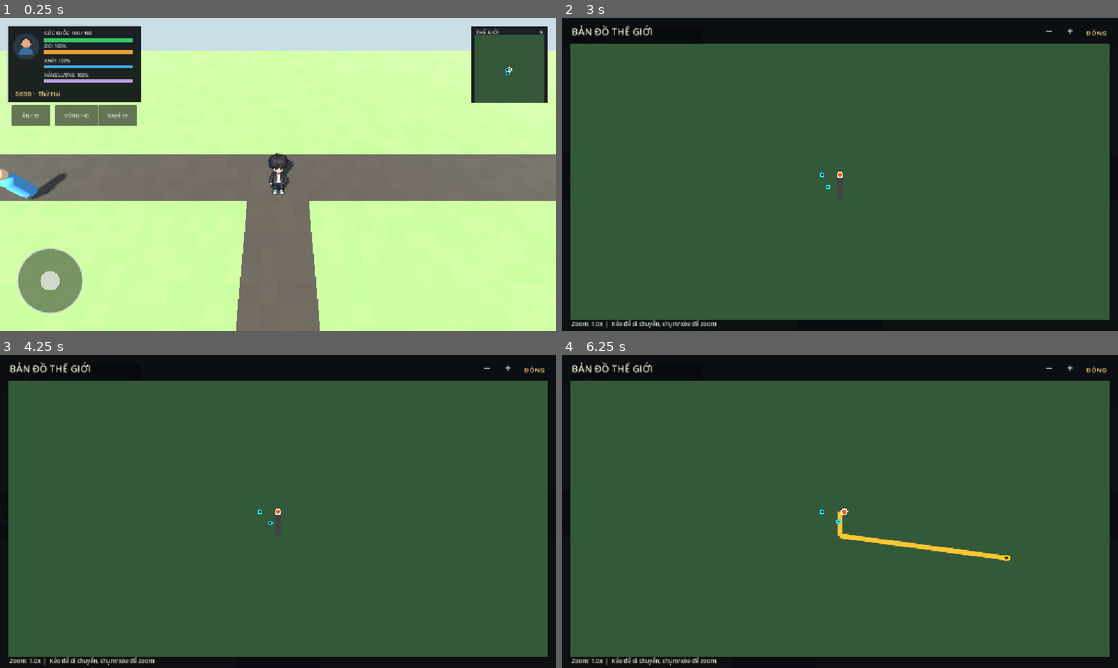
Above: before the commit, frames 1-4 (two rows, left to right).
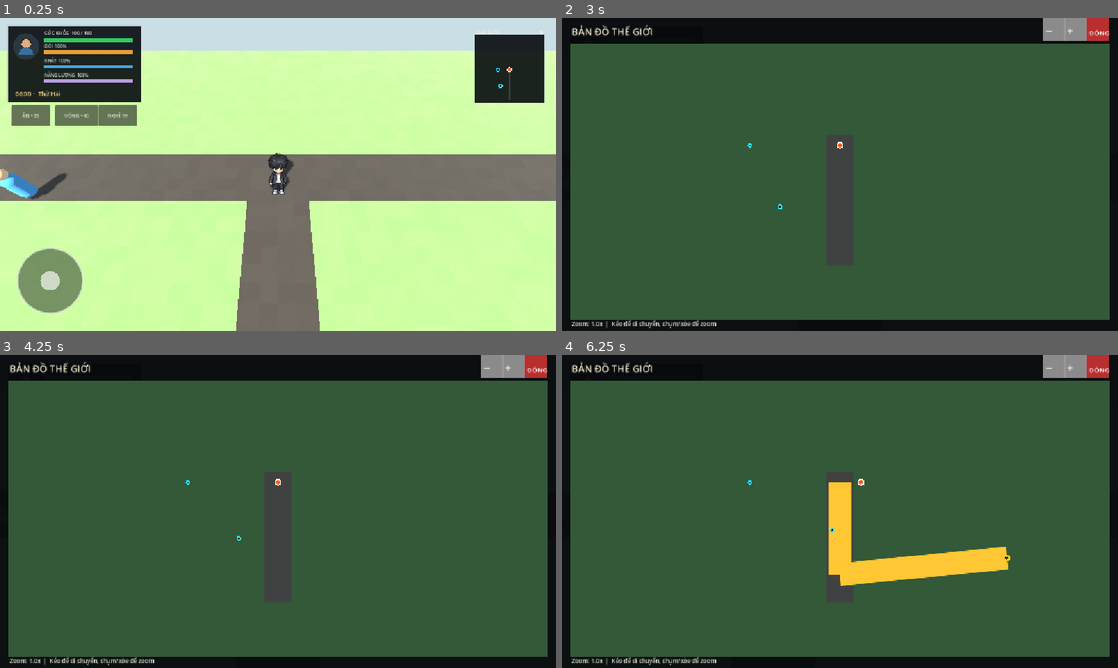
Above: after the commit, the same moments.

Repository: aohmn/GameDemo
Game: Godot game, scene res://scenes/boot/boot.tscn
Two runs of this game, one before a commit and one after it. Both use one fixed random seed, a clock stepped at 60 frames per second and the inputs below.
Inputs (mouse positions are in pixels of both pictures, inside the frame that each line leads up to):
- Up to frame 1 (0.25 s): no input
- Up to frame 2 (3 s): click "ĂN +35" at 0.5 s; click "UỐNG +40" at 1.25 s; click "NGHỈ 1H" at 2 s; tap Enter at 2.75 s; drag from (1073, 64) to (895, 105) at 2.77 s
- Up to frame 3 (4.25 s): tap Space at 3.5 s; drag from (166, 527) to (250, 574) at 3.52 s
- Up to frame 4 (6.25 s): tap Enter at 4.25, 5.75 s; move the mouse to (895, 442) at 4.27 s; hold Right (ui_right) 4.28-5 s; click (895, 442) at 4.42 s; tap Space at 5 s; drag from (812, 574) to (673, 464) at 5.02 s; move the mouse to (1006, 558) at 5.77 s; hold Left (ui_left) from 5.78 s (still down); click (1006, 558) at 5.92 s

The runs differ from the first frame. In frame 1, 3.3% of the frame differs, in the area x 84-99%, y 2-28%; in frame 2, 0.9%; in frame 3, 0.9%; in frame 4, 4.4%, in the area x 33-99%, y 0-74%.

Commit message:
Minimap: sửa cho map mới + lỗi cảm ứng
- Bỏ WORLD_HALF_SIZE = 150, dùng map_bounds Rect2 từ MapArea
- Minimap bán kính ~30m quanh Player, KHÔNG chiếu cả map
- Vạch đường từ WorldNavigation.get_road_points(), không có tọa độ cứng
- Cắt nét vẽ clip trong ô bản đồ
- Bỏ qua InputEventMouse có device == DEVICE_ID_EMULATION
- Ngưỡng kéo > 12px (từ 1px)
- Nút -, +, ĐÓNG: vùng chạm 48x48, Rect2 chung
- queue_redraw tối đa 10/s, NPC > 0.5m
- Cập nhật CHANGELOG và README

Diff:
--- a/world/map/areas/map_area.gd
+++ b/world/map/areas/map_area.gd
@@ -6,6 +6,8 @@
 class_name MapArea
 
 const SPAWN_META: StringName = &"spawn_id"
+
+var map_bounds: Rect2 = Rect2(Vector2(-50, -50), Vector2(100, 100))
 
 var _transitioning := false
 
--- a/world/map/minimap.gd
+++ b/world/map/minimap.gd
@@ -1,7 +1,7 @@
 extends Control
 class_name WorldMinimap
 
-const WORLD_HALF_SIZE := 150.0
+const MINI_RADIUS := 30.0
 const MINI_SIZE := 144.0
 const MAP_ZOOM_MIN := 1.0
 const MAP_ZOOM_MAX := 4.0
@@ -29,9 +29,12 @@
 var _mouse_last_position := Vector2.ZERO
 var _redraw_accumulator: float = 0.0
 
-
 var _mini_anchors := Vector4.ZERO
 var _mini_offsets := Vector4.ZERO
+
+# Map bounds from MapArea (replaces WORLD_HALF_SIZE)
+var _map_bounds: Rect2
+var _map_bounds_dirty := true
 
 
 func _ready() -> void:
@@ -43,7 +46,7 @@
 	EventBus.subscribe(WorldEvents.NPC_POSITIONS_CHANGED, _on_npc_positions_changed)
 	EventBus.subscribe(WorldEvents.ROUTE_READY, _on_route_ready)
 
-	# Lưu layout minimap để khôi phục sau khi đóng bản đồ lớn.
+	# Save layout minimap để khôi phục sau khi đóng bản đồ lớn.
 	_mini_anchors = Vector4(
 		anchor_left,
 		anchor_top,
@@ -56,6 +59,28 @@
 		offset_right,
 		offset_bottom
 	)
+
+	# Request map bounds from MapArea
+	_request_map_bounds()
+
+
+func _request_map_bounds() -> void:
+	# Try to get map bounds from the MapArea instance in the world
+	var map_area: Node = get_tree().get_first_node_in_group("MapArea")
+	if is_instance_valid(map_area) and map_area is MapArea:
+		var ma: MapArea = map_area as MapArea
+		if ma.map_bounds.size.x > 0:
+			_map_bounds = ma.map_bounds
+		_map_bounds_dirty = false
+	else:
+		# Fallback: use default bounds based on MINI_RADIUS
+		_map_bounds = Rect2(-MINI_RADIUS, -MINI_RADIUS, MINI_RADIUS * 2.0, MINI_RADIUS * 2.0)
+		_map_bounds_dirty = false
+
+
+func _map_bounds_changed(bounds: Rect2) -> void:
+	_map_bounds = bounds
+	_map_bounds_dirty = false
 
 
 func _exit_tree() -> void:
@@ -76,9 +101,11 @@
 		_map_pan = Vector2.ZERO
 		_route.clear()
 		_pending_route_request = 0
+		# Cập nhật map bounds khi mở bản đồ
+		_request_map_bounds()
 
 	if is_open:
-		# Mở rộng Control phủ toàn bộ viewport.
+		# Mở rộng Control phủ toàn thể viewport.
 		anchor_left = 0.0
 		anchor_top = 0.0
 		anchor_right = 1.0
@@ -105,12 +132,17 @@
 
 func _process(delta: float) -> void:
 	_redraw_accumulator += delta
-	if _redraw_accumulator >= 0.05:
+	# Chỉ queue_redraw tối đa 10 lần/giây (mỗi 0.1s)
+	if _redraw_accumulator >= 0.1:
 		_redraw_accumulator = 0.0
 		queue_redraw()
 
 
 func _gui_input(event: InputEvent) -> void:
+	# Yêu cầu B1: Bỏ qua InputEventMouse có device == InputEvent.DEVICE_ID_EMULATION
+	if event is InputEventMouse and event.device == InputEvent.DEVICE_ID_EMULATION:
+		return
+
 	if event is InputEventScreenTouch:
 		_handle_screen_touch(event)
 	elif event is InputEventScreenDrag:
@@ -173,6 +205,7 @@
 	var previous_position: Vector2 = _touch_positions[event.index]
 
 	if _touch_positions.size() >= 2:
+		# Multi-touch zoom (giữ nguyên như hiện tại)
 		var touch_ids: Array = _touch_positions.keys()
 		var other_id: int = touch_ids[0]
 
@@ -194,18 +227,26 @@
 		_touch_positions[event.index] = local_position
 		_gesture_moved = true
 	else:
+		# Yêu cầu B2: Ngưỡng kéo > 12 px (hiện tại 1 px nên ngón rung mất cú chạm)
 		_touch_positions[event.index] = local_position
 		var movement := local_position - previous_position
 
-		if movement.length() > 1.0:
+		if movement.length() > 12.0:
 			_map_pan += movement
 			_clamp_map_pan()
 			_gesture_moved = true
 
 	accept_event()
 	queue_redraw()
+
+
 func _handle_mouse_button(event: InputEventMouseButton) -> void:
 	var local_position: Vector2 = _screen_to_local(event.position)
+
+	# Yêu cầu B1: Bỏ qua InputEventMouse có device == InputEvent.DEVICE_ID_EMULATION
+	if event.device == InputEvent.DEVICE_ID_EMULATION:
+		return
+
 	if event.button_index == MOUSE_BUTTON_WHEEL_UP and event.pressed:
 		if _world_map_open:
 			_zoom_at(1.2, local_position)
@@ -248,6 +289,10 @@
 
 
 func _handle_mouse_motion(event: InputEventMouseMotion) -> void:
+	# Yêu cầu B1: Bỏ qua InputEventMouse có device == InputEvent.DEVICE_ID_EMULATION
+	if event.device == InputEvent.DEVICE_ID_EMULATION:
+		return
+
 	var local_position: Vector2 = _screen_to_local(event.position)
 	if not _world_map_open or not _mouse_down:
 		return
@@ -255,7 +300,8 @@
 	var movement := local_position - _mouse_last_position
 	_mouse_last_position = local_position
 
-	if movement.length() > 1.0:
+	# Yêu cầu B2: Ngưỡng kéo > 12 px
+	if movement.length() > 12.0:
 		_map_pan += movement
 		_clamp_map_pan()
 		_mouse_moved = true
@@ -265,19 +311,44 @@
 
 
 func _handle_full_map_tap(position: Vector2) -> void:
-	if position.y < 54.0:
-		if position.x >= size.x - 155.0 and position.x < size.x - 115.0:
-			_zoom_at(0.8, _full_map_rect().get_center())
-			return
-
-		if position.x >= size.x - 112.0 and position.x < size.x - 72.0:
-			_zoom_at(1.25, _full_map_rect().get_center())
-			return
-
-		if position.x >= size.x - 70.0:
-			_set_world_map_open(false)
-			return
-
+	# Yêu cầu B3: Nút -, +, ĐÓNG có vùng chạm tối thiểu 48x48
+	# Sử dụng chung một Rect2 cho vẽ và bắt chạm
+	var button_size := Vector2(48.0, 48.0)
+
+	# Close button - area: size.x - 66 wide, 48 high from top-right
+	var close_rect := Rect2(
+		size.x - 66.0,
+		0.0,
+		button_size.x,
+		button_size.y
+	)
+	if close_rect.has_point(position):
+		_set_world_map_open(false)
+		return
+
+	# Zoom out (-) button
+	var zoom_out_rect := Rect2(
+		size.x - 155.0,
+		0.0,
+		button_size.x,
+		button_size.y
+	)
+	if zoom_out_rect.has_point(position) and _world_map_open:
+		_zoom_at(0.8, _full_map_rect().get_center())
+		return
+
+	# Zoom in (+) button
+	var zoom_in_rect := Rect2(
+		size.x - 112.0,
+		0.0,
+		button_size.x,
+		button_size.y
+	)
+	if zoom_in_rect.has_point(position) and _world_map_open:
+		_zoom_at(1.25, _full_map_rect().get_center())
+		return
+
+	# Tap trên bản đồ để đặt waypoint
 	var map_rect := _full_map_rect()
 
 	if not map_rect.has_point(position):
@@ -306,6 +377,8 @@
 	if position_value is Vector3:
 		_player_position = position_value
 		_has_player_position = true
+		# Yêu cầu cập nhật map bounds khi player di chuyển > 0.5 m
+		_request_map_bounds()
 
 
 func _on_npc_positions_changed(payload: Dictionary) -> void:
@@ -323,6 +396,13 @@
 				"position": position_value
 			})
 	_npc_positions = entries
+	# Chỉ redraw nếu NPC thay đổi vị trí > 0.5 m
+	var total_move := 0.0
+	for entry: Dictionary in entries:
+		var pos: Vector3 = entry.get("position") as Vector3
+		total_move += abs(pos.distance_to(_player_position))
+	if total_move > 0.5:
+		queue_redraw()
 
 
 func _on_route_ready(payload: Dictionary) -> void:
@@ -384,10 +464,14 @@
 
 
 func _draw_minimap() -> void:
-	var rect := Rect2(Vector2.ZERO, size)
-
-	draw_rect(rect, Color(0.025, 0.04, 0.055, 0.90), true)
-	draw_rect(rect, Color(0.72, 0.78, 0.78, 0.95), false, 1.5)
+	var minimap_rect := Rect2(
+		Vector2(size.x * 0.5 - MINI_SIZE * 0.5, size.y * 0.57 - MINI_SIZE * 0.5),
+		Vector2(MINI_SIZE, MINI_SIZE)
+	)
+
+	# Vẽ nền bản đồ minimap (đã clip theo rect)
+	draw_rect(minimap_rect, Color(0.025, 0.04, 0.055, 0.90), true)
+	draw_rect(minimap_rect, Color(0.72, 0.78, 0.78, 0.95), false, 1.5)
 
 	draw_string(
 		ThemeDB.fallback_font,
@@ -399,22 +483,22 @@
 		Color(0.95, 0.95, 0.88)
 	)
 
+	# Vẽ khu vực hiển thị ~30 m quanh Player
+	# Scale: 30m radius → full minimap diameter (MINI_SIZE)
+	var scale_factor := MINI_SIZE / (2.0 * MINI_RADIUS)
+
 	var center := Vector2(size.x * 0.5, size.y * 0.57)
-	var map_rect := Rect2(
-		center - Vector2(MINI_SIZE, MINI_SIZE) * 0.5,
-		Vector2(MINI_SIZE, MINI_SIZE)
-	)
-
-	draw_rect(map_rect, Color(0.20, 0.34, 0.22), true)
-
-	# Vẽ đường theo tọa độ thế giới tương đối với Player, không dùng sơ đồ tĩnh.
-	var world_points := WorldNavigation.get_road_points()
+
+	# Vẽ đường theo tọa độ thế giới tương đối với Player
+	var world_points: Array[Vector2] = WorldNavigation.get_road_points()
 	for i in range(world_points.size() - 1):
-		_draw_minimap_world_line(
+		_draw_minimap_world_line_clipped(
 			world_points[i],
 			world_points[i + 1],
 			Color(0.24, 0.25, 0.25),
-			3.0
+			3.0,
+			minimap_rect,
+			scale_factor
 		)
 
 	if _has_player_position:
@@ -425,12 +509,12 @@
 		var npc_position_value: Variant = npc_entry.get("position")
 		if not (npc_position_value is Vector3):
 			continue
-		var npc_position := npc_position_value as Vector3
+		var npc_position: Vector3 = npc_position_value as Vector3
 		var npc_point := _world_to_minimap(
 			npc_position.x,
 			npc_position.z
 		)
-		if map_rect.has_point(npc_point):
+		if minimap_rect.has_point(npc_point):
 			draw_circle(npc_point, 4.5, Color(0.15, 0.9, 1.0))
 			draw_circle(npc_point, 2.0, Color(0.02, 0.12, 0.2))
 
@@ -449,6 +533,95 @@
 	)
 
 
+func _draw_minimap_world_line_clipped(
+	start_world: Vector2,
+	end_world: Vector2,
+	color: Color,
+	line_width: float,
+	clip_rect: Rect2,
+	scale_factor: float
+) -> void:
+	# Chuyển đổi world points to minimap points
+	var start_point := _world_to_minimap(start_world.x, start_world.y)
+	var end_point := _world_to_minimap(end_world.x, end_world.y)
+
+	# Kiểm tra xem cả hai điểm có nằm trong clip_rect không
+	var start_in := clip_rect.has_point(start_point)
+	var end_in := clip_rect.has_point(end_point)
+
+	if start_in and end_in:
+		# Cả Ambos trong rect -> vẽ luôn
+		draw_line(start_point, end_point, color, line_width, true)
+	elif start_in or end_in:
+		# Một bên trong, một bên ngoài -> cắt line tại biên rect
+		var intersect: Variant = _clip_line_to_rect_2d(start_point, end_point, clip_rect)
+		if intersect != null:
+			var clipped: Dictionary = intersect as Dictionary
+			draw_line(clipped["start"] as Vector2, clipped["end"] as Vector2, color, line_width, true)
+	# (cho minimap: các road point gần Player nên thường trong rect)
+
+
+func _clip_line_to_rect_2d(p1: Vector2, p2: Vector2, rect: Rect2) -> Variant:
+	# Thuật toán đơn giản: tìm điểm giao của đoạn line với 4 bên rect
+	var dx := p2.x - p1.x
+	var dy := p2.y - p1.y
+
+	var t_enter := 0.0
+	var t_exit := 1.0
+
+	# X direção
+	if abs(dx) > 0.001:
+		var t1 := (rect.position.x - p1.x) / dx
+		var t2 := (rect.position.x + rect.size.x - p1.x) / dx
+		if t1 > t2:
+			var tmp := t1
+			t1 = t2
+			t2 = tmp
+		t_enter = max(t_enter, t1)
+		t_exit = min(t_exit, t2)
+		if t_enter > t_exit: return null
+
+	# Y dirección
+	if abs(dy) > 0.001:
+		var t3 := (rect.position.y - p1.y) / dy
+		var t4 := (rect.position.y + rect.size.y - p1.y) / dy
+		if t3 > t4:
+			var tmp2 := t3
+			t3 = t4
+			t4 = tmp2
+		t_enter = max(t_enter, t3)
+		t_exit = min(t_exit, t4)
+		if t_enter > t_exit: return null
+
+	# Kiểm tra xem có giao intersection không
+	if t_enter < 0 and t_exit < 0: return null
+	if t_enter > 1 and t_exit > 1: return null
+
+	var t_use := max(0.0, min(1.0, t_enter))
+	var intersect_start := Vector2(p1.x + dx * t_use, p1.y + dy * t_use)
+	t_use = min(1.0, max(0.0, t_exit))
+	var intersect_end := Vector2(p1.x + dx * t_use, p1.y + dy * t_use)
+
+	return {"start": intersect_start, "end": intersect_end}
+
+
+func _world_to_minimap(world_x: float, world_z: float) -> Vector2:
+	var center := Vector2(size.x * 0.5, size.y * 0.57)
+	if not _has_player_position:
+		return center
+
+	var relative := Vector2(
+		world_x - _player_position.x,
+		world_z - _player_position.z
+	)
+
+	# Show ~30m radius around Player
+	# Scale: 30m maps to MINI_SIZE/2 (radius in pixels)
+	var scale_factor := MINI_SIZE / (2.0 * MINI_RADIUS)
+
+	return center + relative * scale_factor
+
+
 func _draw_full_map() -> void:
 	draw_rect(
 		Rect2(Vector2.ZERO, size),
@@ -466,6 +639,36 @@
 		Color(0.96, 0.94, 0.84)
 	)
 
+	# Yêu cầu B3: Nút -, +, ĐÓNG có vùng chạm tối thiểu 48x48
+	# Sử dụng chung một Rect2 cho vẽ và bắt chạm
+	var button_size := Vector2(48.0, 48.0)
+
+	# Close button
+	var close_rect := Rect2(
+		size.x - 66.0,
+		0.0,
+		button_size.x,
+		button_size.y
+	)
+	draw_rect(close_rect, Color(0.8, 0.2, 0.2, 0.9), true)
+	draw_string(
+		ThemeDB.fallback_font,
+		Vector2(size.x - 60.0, 36.0),
+		"ĐÓNG",
+		HORIZONTAL_ALIGNMENT_LEFT,
+		-1.0,
+		14,
+		Color.WHITE
+	)
+
+	# Zoom out (-) button
+	var zoom_out_rect := Rect2(
+		size.x - 155.0,
+		0.0,
+		button_size.x,
+		button_size.y
+	)
+	draw_rect(zoom_out_rect, Color(0.6, 0.6, 0.6, 0.9), true)
 	draw_string(
 		ThemeDB.fallback_font,
 		Vector2(size.x - 150.0, 36.0),
@@ -476,6 +679,14 @@
 		Color.WHITE
 	)
 
+	# Zoom in (+) button
+	var zoom_in_rect := Rect2(
+		size.x - 112.0,
+		0.0,
+		button_size.x,
+		button_size.y
+	)
+	draw_rect(zoom_in_rect, Color(0.6, 0.6, 0.6, 0.9), true)
 	draw_string(
 		ThemeDB.fallback_font,
 		Vector2(size.x - 106.0, 36.0),
@@ -486,23 +697,14 @@
 		Color.WHITE
 	)
 
-	draw_string(
-		ThemeDB.fallback_font,
-		Vector2(size.x - 66.0, 36.0),
-		"ĐÓNG",
-		HORIZONTAL_ALIGNMENT_LEFT,
-		-1.0,
-		14,
-		Color(1.0, 0.85, 0.55)
-	)
-
 	var map_rect := _full_map_rect()
 	draw_rect(map_rect, Color(0.20, 0.35, 0.22), true)
 
-	var scale_x := map_rect.size.x / (WORLD_HALF_SIZE * 2.0)
-	var scale_y := map_rect.size.y / (WORLD_HALF_SIZE * 2.0)
-
-	var world_points := WorldNavigation.get_road_points()
+	# Sử dụng MINI_RADIUS thay vì WORLD_HALF_SIZE
+	var scale_x := map_rect.size.x / (MINI_RADIUS * 2.0)
+	var scale_y := map_rect.size.y / (MINI_RADIUS * 2.0)
+
+	var world_points: Array[Vector2] = WorldNavigation.get_road_points()
 	for i in range(world_points.size() - 1):
 		_draw_map_line(
 			map_rect,
@@ -535,7 +737,7 @@
 		var npc_position_value: Variant = npc_entry.get("position")
 		if not (npc_position_value is Vector3):
 			continue
-		var npc_position := npc_position_value as Vector3
+		var npc_position: Vector3 = npc_position_value as Vector3
 		var npc_point := _world_to_full_map(
 			map_rect,
 			scale_x,
@@ -608,8 +810,8 @@
 	world_z: float
 ) -> Vector2:
 	var base_point := Vector2(
-		map_rect.position.x + (world_x + WORLD_HALF_SIZE) * scale_x,
-		map_rect.position.y + (world_z + WORLD_HALF_SIZE) * scale_y
+		map_rect.position.x + (world_x + MINI_RADIUS) * scale_x,
+		map_rect.position.y + (world_z + MINI_RADIUS) * scale_y
 	)
 
 	return (
@@ -626,42 +828,14 @@
 		+ (position - map_rect.get_center() - _map_pan) / _map_zoom
 	)
 
-	var scale_x := map_rect.size.x / (WORLD_HALF_SIZE * 2.0)
-	var scale_y := map_rect.size.y / (WORLD_HALF_SIZE * 2.0)
+	var scale_x := map_rect.size.x / (MINI_RADIUS * 2.0)
+	var scale_y := map_rect.size.y / (MINI_RADIUS * 2.0)
 
 	return Vector2(
-		(base_position.x - map_rect.position.x) / scale_x - WORLD_HALF_SIZE,
-		(base_position.y - map_rect.position.y) / scale_y - WORLD_HALF_SIZE
+		(base_position.x - map_rect.position.x) / scale_x - MINI_RADIUS,
+		(base_position.y - map_rect.position.y) / scale_y - MINI_RADIUS
 	)
 
 
 func _screen_to_local(screen_position: Vector2) -> Vector2:
 	return get_global_transform_with_canvas().affine_inverse() * screen_position
-
-
-func _world_to_minimap(world_x: float, world_z: float) -> Vector2:
-	var center := Vector2(size.x * 0.5, size.y * 0.57)
-	if not _has_player_position:
-		return center
-
-	var relative := Vector2(
-		world_x - _player_position.x,
-		world_z - _player_position.z
-	)
-
-	return center + relative * (MINI_SIZE / (WORLD_HALF_SIZE * 2.0))
-
-
-func _draw_minimap_world_line(
-	start_world: Vector2,
-	end_world: Vector2,
-	color: Color,
-	line_width: float
-) -> void:
-	draw_line(
-		_world_to_minimap(start_world.x, start_world.y),
-		_world_to_minimap(end_world.x, end_world.y),
-		color,
-		line_width,
-		true
-	)
Not shown, changed: CHANGELOG.md
